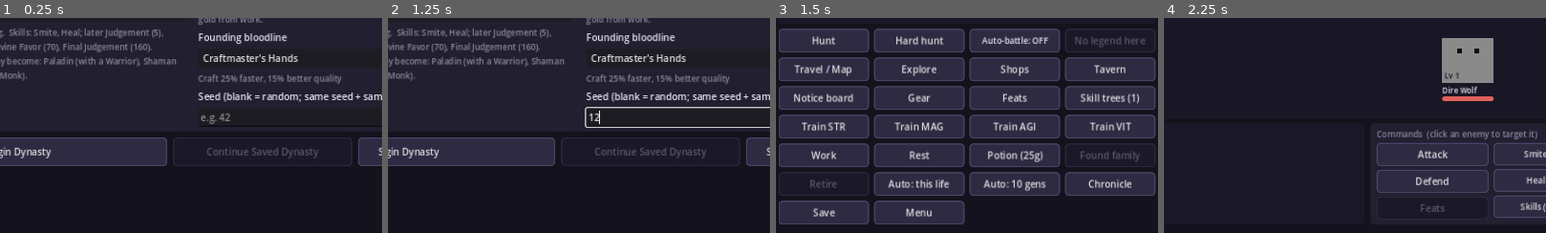
Above: before the commit, frames 1-4 (left to right).
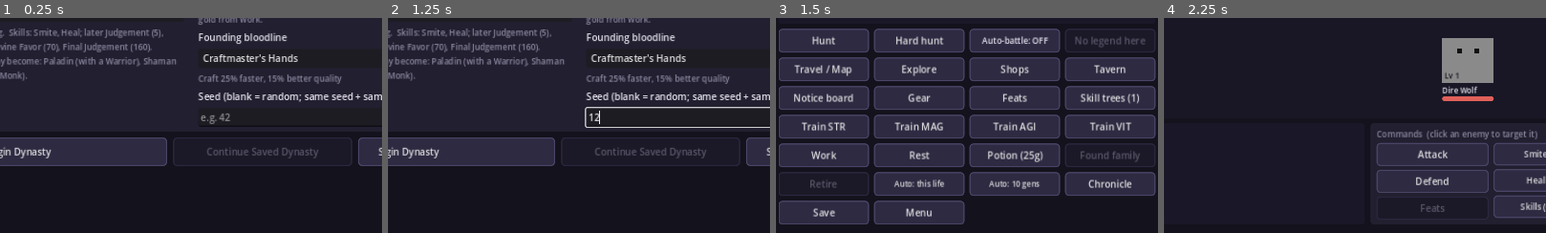
Above: after the commit, the same moments.

Repository: DMG-Workshop/Generational-Legacy-RPG-design
Game: Godot game, scene res://ui/main.tscn
Same seed, same stepped clock (60 frames per second), same inputs: the game is played once before the commit and once after it.
Inputs (mouse positions are % of the whole screen's width and height, from its top left):
- Up to frame 1 (0.25 s): no input
- Up to frame 2 (1.25 s): click (29, 39) at 0.52 s; type "12" at 0.6 s; click (71, 73) at 0.75 s; type "12" at 0.83 s
- Up to frame 3 (1.5 s): click "Begin Dynasty" at 1.25 s
- Up to frame 4 (2.25 s): click "Hunt" at 2 s
The pictures show only the part of the screen within x 25-75%, y 50-100%; the shares and areas given below are measured in that part.

Frames 1-2 are identical in both runs. In frame 3, 0.8% of the frame differs, in the area x 29-71%, y 75-81%; in frame 4, nothing differs.

Commit message:
Autopilot buttons wait after use: 60 s and 300 s, kept in settings.cfg
Auto: this life and Auto: 10 gens grey out and count down in place (M:SS in
the text and tooltip, one-second timer that stops when idle). The wait is
real time, stored as a Unix ready-at in the player settings, capped to one
cooldown from now. Lengths live in data/ui/mobile.json. GameBot is untouched.

Co-Authored-By: Claude Sonnet 5.5 <noreply@anthropic.com>
Claude-Session: https://claude.ai/code/session_01JNXiUGbEfeQhXYLJb9eyrM

Diff:
--- a/data/ui/mobile.json
+++ b/data/ui/mobile.json
@@ -10,6 +10,8 @@
 		"hint_font_size": 15,
 		"touch_target_px": 48,
 		"compact_width": 1180,
-		"short_height": 600
+		"short_height": 600,
+		"autopilot_life_cooldown_seconds": 60,
+		"autopilot_gens_cooldown_seconds": 300
 	}
 }
--- /dev/null
+++ b/ui/play/autopilot_cooldown.gd
@@ -0,0 +1,81 @@
+## The wait between uses of the life screen's two autopilot buttons ("life": Auto: this life, "gens":
+## Auto: 10 gens). Real time, so it runs while the game is closed: the moment each button is ready
+## again is kept as Unix time in user://settings.cfg (not in the dynasty save), and read back capped
+## to one cooldown from now, so a hand-edited file or a changed clock cannot lock a button for long.
+## Lengths live in data/ui/mobile.json. Only the buttons ask; GameBot and the harness never do.
+## Tests set `clock` to a Callable returning seconds, so nothing sleeps.
+extends RefCounted
+
+const UiSettings := preload("res://ui/play/ui_settings.gd")
+
+static var clock := Callable()   # empty: the system clock
+static var ready_at := {}        # id -> Unix time the button is ready; empty until read from disk
+
+
+static func ids() -> Array:
+	return ["life", "gens"]
+
+
+static func now() -> float:
+	return float(clock.call()) if clock.is_valid() else Time.get_unix_time_from_system()
+
+
+## The cooldown length of `id`, in seconds.
+static func seconds(id: String) -> float:
+	return maxf(0.0, float(UiSettings.setting("autopilot_%s_cooldown_seconds" % id)))
+
+
+static func _key(id: String) -> String:
+	return "autopilot_%s_ready_at" % id
+
+
+## Forget what was read, so the next question reads the file again.
+static func forget() -> void:
+	ready_at = {}
+
+
+static func _at(id: String) -> float:
+	if not ready_at.has(id):
+		var v := float(UiSettings.stored(_key(id), 0.0))   # files from before the setting have no key
+		ready_at[id] = 0.0 if is_nan(v) or is_inf(v) else minf(v, now() + seconds(id))
+	return ready_at[id]
+
+
+## Seconds until `id` may be used again; 0 when it may be used now.
+static func remaining(id: String) -> float:
+	return clampf(_at(id) - now(), 0.0, seconds(id))
+
+
+static func is_ready(id: String) -> bool:
+	return remaining(id) <= 0.0
+
+
+## `id` was just used: it is ready again one cooldown from now.
+static func start(id: String) -> void:
+	ready_at[id] = ceilf(now() + seconds(id))   # whole seconds: the file keeps no more digits than that
+	UiSettings.store(_key(id), ready_at[id])
+
+
+## True while any button is still counting down.
+static func any_active() -> bool:
+	for id in ids():
+		if not is_ready(id):
+			return true
+	return false
+
+
+## Seconds as M:SS, rounded up so the last second shows 0:01 and never 0:00.
+static func format(secs: float) -> String:
+	var t := int(ceil(maxf(secs, 0.0)))
+	return "%d:%02d" % [t / 60, t % 60]
+
+
+## The button's text: its own, with the time left while it counts down.
+static func label(id: String, text: String) -> String:
+	return text if is_ready(id) else "%s (%s)" % [text, format(remaining(id))]
+
+
+static func tip(id: String, what: String) -> String:
+	if is_ready(id):
+		return "%s Cooldown %s" % [what, format(seconds(id))]
+	return "Ready in %s" % format(remaining(id))
--- a/ui/play/life_screen.gd
+++ b/ui/play/life_screen.gd
@@ -12,6 +12,7 @@
 const FeatsPanel := preload("res://ui/play/feats_panel.gd")
 const SkillTreePanel := preload("res://ui/play/skill_tree_panel.gd")
 const LootPanel := preload("res://ui/play/loot_panel.gd")
+const Cooldown := preload("res://ui/play/autopilot_cooldown.gd")
 
 const COLUMN_W := 300
 const COLUMN_TEXT_W := 256   # leaves room for the scroll bar
@@ -28,6 +29,8 @@
 var where: Label
 var column_w := COLUMN_W
 var compact := false
+var cool_buttons := {}   # autopilot id -> its button, rebuilt with the actions
+var cool_timer: Timer     # ticks the countdown text once a second while a cooldown runs
 
 
 func _ready() -> void:
@@ -83,6 +86,10 @@
 	mid.resized.connect(_fit_actions)
 
 	right = left if compact else _column(cols)
+	cool_timer = Timer.new()
+	cool_timer.wait_time = 1.0
+	cool_timer.timeout.connect(tick_cooldowns)
+	add_child(cool_timer)
 	_refresh()
 	if d.has_pending_event():
 		_open.call_deferred(EventPanel)
@@ -241,6 +248,7 @@
 
 func _build_actions() -> void:
 	Kit.clear(actions)
+	cool_buttons = {}
 	var h := d.heir
 	var boss := d.available_boss()
 	_act("Hunt", func(): _hunt("hunt"))
@@ -286,8 +294,9 @@
 	fam.tooltip_text = "Requires age %d+ and no family yet. Children inherit traits from both parents." % int(h.family_min_age())
 	var ret := _act("Retire", func(): _do(func(): return d.retire()))
 	ret.disabled = not d.can_retire()
-	_act("Auto: this life", func(): _autopilot(1))
-	_act("Auto: 10 gens", func(): _autopilot(10))
+	_auto_button("life", "Auto: this life", "Plays a whole life on autopilot.", 1)
+	_auto_button("gens", "Auto: 10 gens", "Plays ten generations on autopilot.", 10)
+	tick_cooldowns()
 	_act("Chronicle", func(): _chronicle())
 	_act("Save", func(): d.save_to_disk(); d._say("Game saved."); _refresh())
 	_act("Menu", func(): app.open_menu())
@@ -371,7 +380,40 @@
 		app.show_state()
 
 
-func _autopilot(generations: int) -> void:
+## An autopilot button; its cooldown text and state are kept by tick_cooldowns.
+func _auto_button(id: String, text: String, what: String, generations: int) -> void:
+	var b := _act(text, func(): _autopilot(id, generations))
+	b.add_theme_font_size_override("font_size", 13)   # the same size ready and counting down
+	b.set_meta("cool_text", text)
+	b.set_meta("cool_tip", what)
+	cool_buttons[id] = b
+
+
+## Updates the autopilot buttons' text, tooltip and disabled state in place; the timer stops once
+## no cooldown is left.
+func tick_cooldowns() -> void:
+	for id in cool_buttons:
+		var b: Button = cool_buttons[id]
+		if not is_instance_valid(b):
+			continue
+		b.disabled = not Cooldown.is_ready(id)
+		b.text = Cooldown.label(id, b.get_meta("cool_text"))
+		b.tooltip_text = Cooldown.tip(id, b.get_meta("cool_tip"))
+	if not is_instance_valid(cool_timer):
+		return
+	if Cooldown.any_active():
+		if cool_timer.is_stopped() and cool_timer.is_inside_tree():
+			cool_timer.start()
+	else:
+		cool_timer.stop()
+
+
+## Only this button handler waits; GameBot (tests, the balance harness) never asks.
+func _autopilot(id: String, generations: int) -> void:
+	if not Cooldown.is_ready(id):
+		tick_cooldowns()
+		return
+	Cooldown.start(id)
 	for i in generations:
 		GameBot.live_life(d)
 		if i < generations - 1:
--- a/ui/play/ui_settings.gd
+++ b/ui/play/ui_settings.gd
@@ -46,11 +46,19 @@
 
 
 ## One saved value, or `fallback` without a file or the key.
-static func _stored(key: String, fallback: Variant) -> Variant:
+static func stored(key: String, fallback: Variant) -> Variant:
 	var cf := ConfigFile.new()
 	if cf.load(path) != OK:
 		return fallback
 	return cf.get_value("ui", key, fallback)
+
+
+## One value written to the file, keeping the rest.
+static func store(key: String, value: Variant) -> bool:
+	var cf := ConfigFile.new()
+	cf.load(path)
+	cf.set_value("ui", key, value)
+	return cf.save(path) == OK
 
 
 static func save_settings() -> bool:
@@ -63,7 +71,7 @@
 
 static func get_scale() -> float:
 	if scale < 0.0:
-		scale = nearest(float(_stored("scale", default_scale())))
+		scale = nearest(float(stored("scale", default_scale())))
 	return scale
 
 
@@ -82,7 +90,7 @@
 
 static func get_touch_layout() -> String:
 	if touch_layout == "":
-		var t := str(_stored("touch_layout", "auto"))   # files from before the setting have no key
+		var t := str(stored("touch_layout", "auto"))   # files from before the setting have no key
 		touch_layout = t if t in touch_layouts() else "auto"
 	return touch_layout
 
